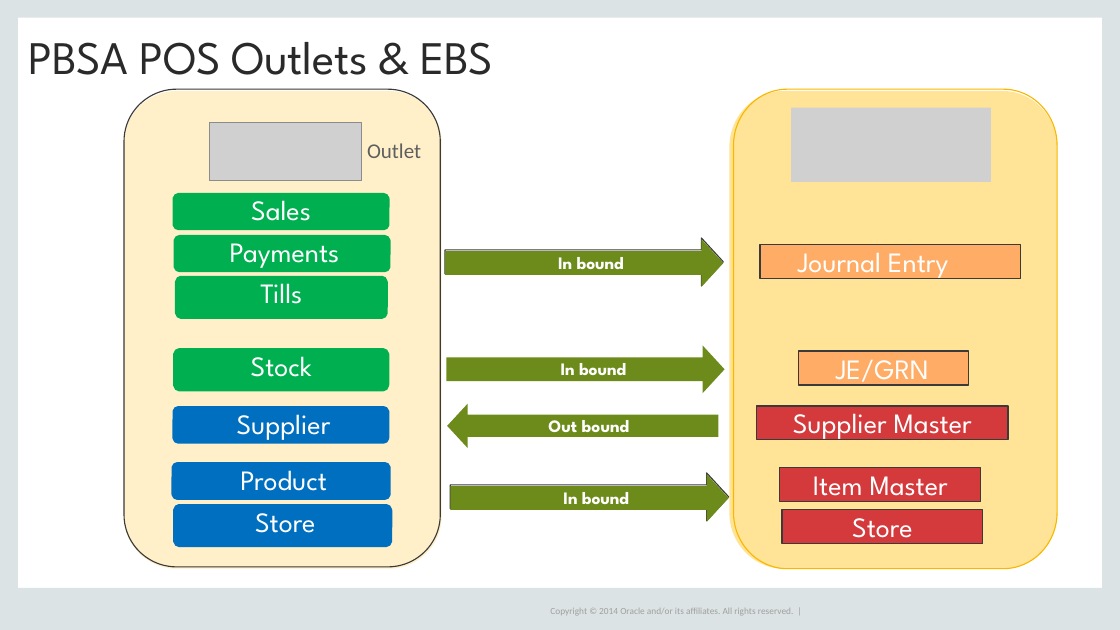
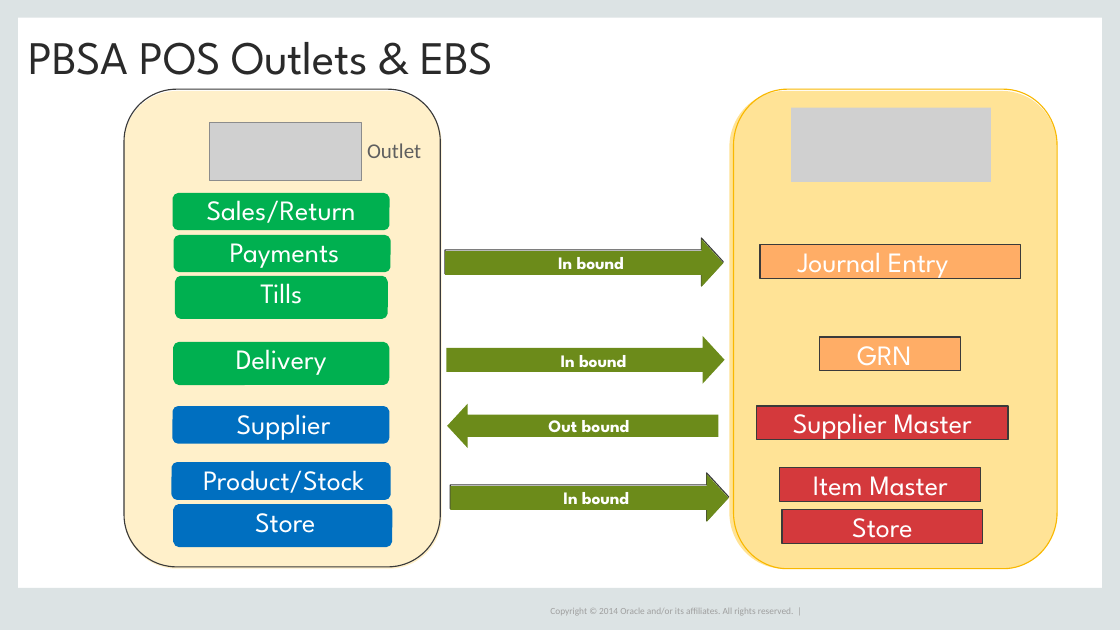
Before and after one commit to sayzsadz/lsl-test, a slide deck: slide 7 of LSL/archive/AIM/LSL Docs/Lanka Sathosa - Oracle E Business Suit 12.2.7 Integrations to PBSA POS v1.3.pptx. Drawn at 1120x630 pixels with LibreOffice and Linux fonts; fonts in the diff are those of the drawing; grey boxes stand for pictures; background and template pictures are left out. Boxes give left, top, right and bottom in pixels: in the first picture for what was removed or moved away, otherwise in the second. Text is boxed around its words. In the diff, an @@ line names an element or a change of style, - is before the commit and + after.

```diff
--- a/LSL/archive/AIM/LSL Docs/Lanka Sathosa - Oracle E Business Suit 12.2.7 Integrations to PBSA POS v1.3.pptx
+++ b/LSL/archive/AIM/LSL Docs/Lanka Sathosa - Oracle E Business Suit 12.2.7 Integrations to PBSA POS v1.3.pptx
@@ text in freeform shape at [207, 200, 356, 223]: text changed @@
-Sales
+Sales/Return
@@ freeform shape "Delivery": place and size @@
-freeform shape "Delivery" at [173, 349, 390, 392]
+freeform shape "Delivery" at [173, 342, 390, 385]
@@ text in freeform shape at [236, 349, 327, 375]: text changed @@
-Stock
+Delivery
@@ freeform shape: place and size @@
-freeform shape at [446, 345, 724, 393]
+freeform shape at [446, 336, 724, 384]
@@ rectangle "GRN": place and size @@
-rectangle "GRN" at [798, 351, 969, 385]
+rectangle "GRN" at [819, 337, 960, 371]
@@ text in rectangle at [857, 337, 911, 374]: text changed @@
-JE/GRN
+GRN
@@ text in freeform shape at [203, 470, 364, 493]: text changed @@
-Product
+Product/Stock
```
Also in this commit, not shown: 1 other slide changed, 15 other files.
